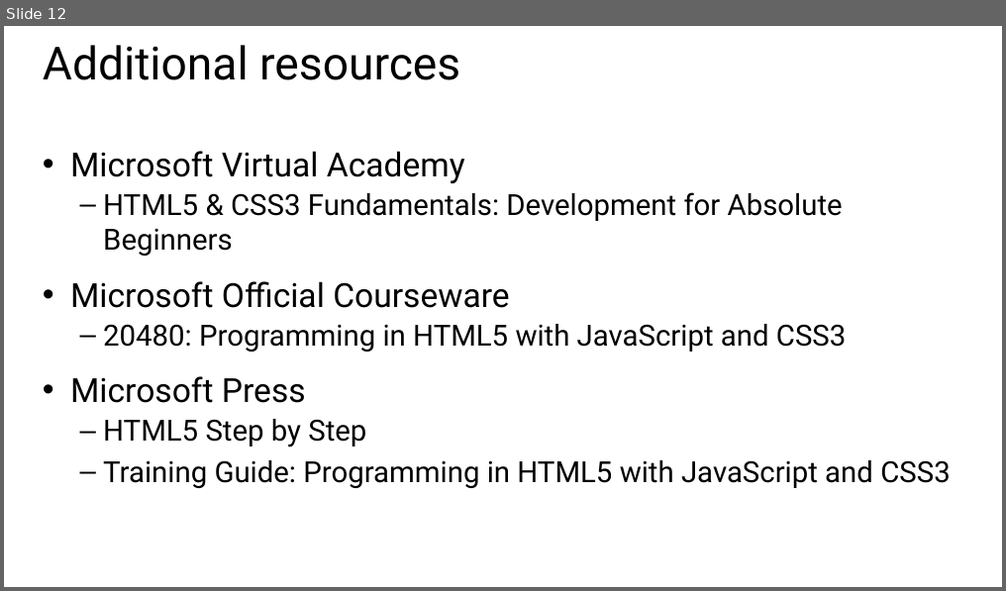
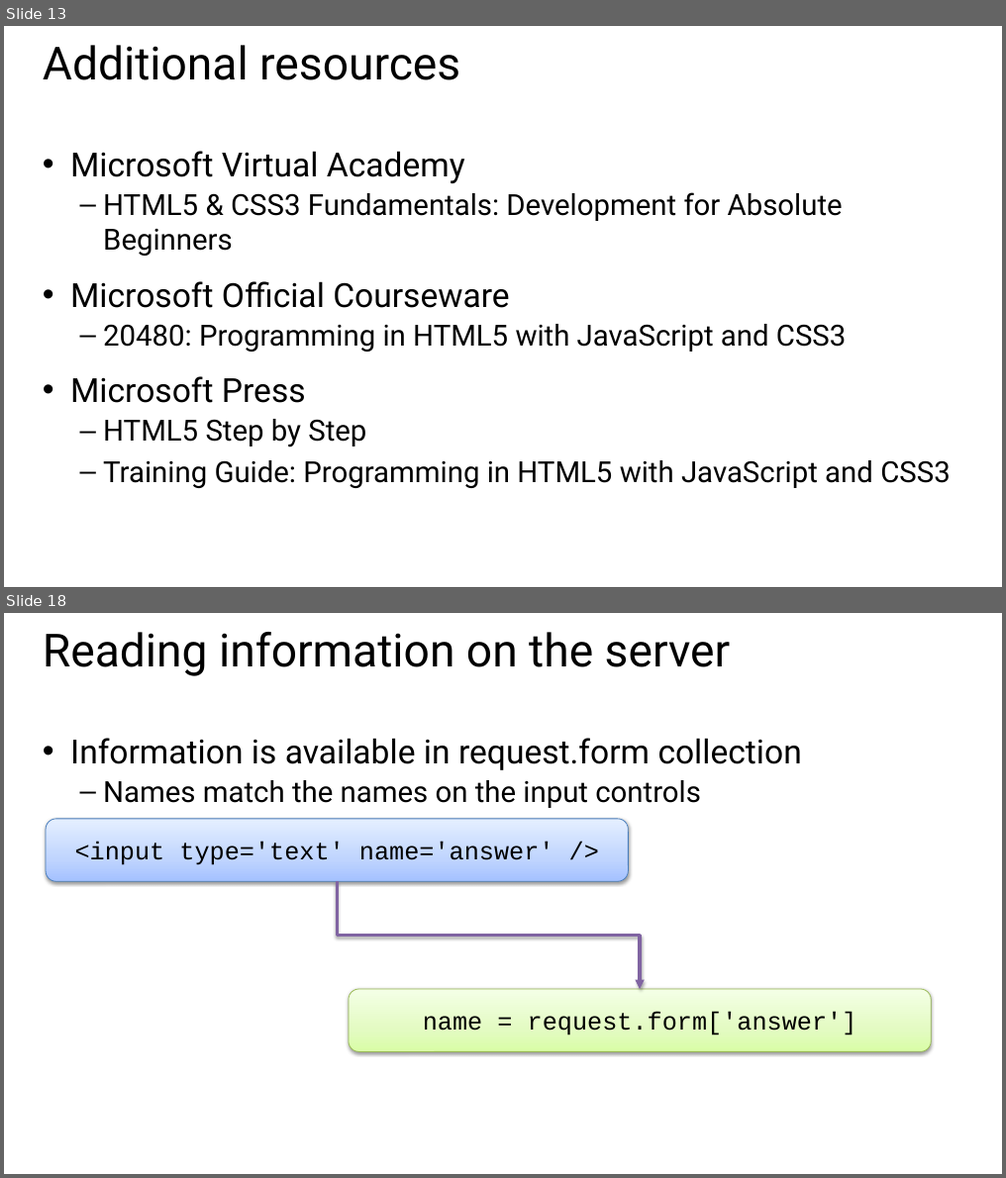
Before and after one commit to GeekTrainer/Flask, a slide deck: Slides/Module 3 - Creating an interface.pptx. Shown one above the other, each under a label of ours: slide 12 before the commit, slides 13 and 18 after it; the slides between them are not shown. The pictures are 1006x591 and 1006x1178 pixels, drawn with LibreOffice and Linux fonts; fonts in the diff are those of the drawing. Boxes give left, top, right and bottom in pixels: in the first picture for what was removed or moved away, otherwise in the second. Text is boxed around its words. In the diff, an @@ line names an element or a change of style, - is before the commit and + after.

```diff
--- a/Slides/Module 3 - Creating an interface.pptx
+++ b/Slides/Module 3 - Creating an interface.pptx
@@ slide 18 added at <box>4,613,1002,1174</box>, background #FFFFFF @@
@@ title added at <box>43,632,731,676</box>, 44 pt, text #000000 @@
+Reading information on the server
@@ text added at <box>70,738,802,808</box>, 32 pt, text #000000 @@
+• Information is available in request.form collection
+  – Names match the names on the input controls
@@ rounded rectangle added at <box>46,819,629,881</box>, fill gradient #A4C4FF to #BFD4FF to #E6EEFF, outline #4B7EBC 0.75 pt, 24 pt, text #000000 @@
+<input type='text' name='answer' />
@@ elbow arrow added from (338, 881) to (640, 989), #8064A2 3 pt @@
@@ rounded rectangle added at <box>349,989,931,1053</box>, fill gradient #DAFDA7 to #E4FCC2 to #F5FFE7, outline #98B955 0.75 pt, 24 pt, text #000000 @@
+name = request.form['answer']
@@ what was slide 12 is now slide 13 @@
```
Also in this commit, not shown: 1 slide changed, 14 other slides added, 3 other files.
